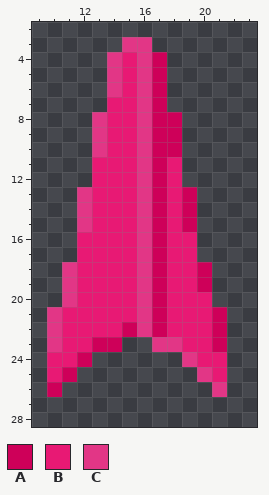
Pixel-art sprite, stored at Assets/Textures/ArrowPNG.png. The picture above was drawn from the file before the commit.
The file is 32x32 pixels. Shown: x 9..23, y 2..28.
Palette (. is transparent): A #ce0059  B #e81974  C #e23686
Pixels before, first column x 10:
 3 .....CC.....
 4 ....CBCA....
 5 ....CBCA....
 6 ....CBCA....
 7 ....BBCA....
 8 ...CBBCAA...
 9 ...CBBCAA...
10 ...CBBCAA...
11 ...BBBCAB...
12 ...BBBCAB...
13 ..CBBBCABA..
14 ..CBBBCABA..
15 ..CBBBCABA..
16 ..BBBBCABB..
17 ..BBBBCABB..
18 .CBBBBCABBA.
19 .CBBBBCABBA.
20 .CBBBBCABBB.
21 CBBBBBCABBBA
22 CBBBBACABBBA
23 CBBAA..CCBBA
24 BBA......CBB
25 BA........CB
26 A..........C
The same view after the edit:
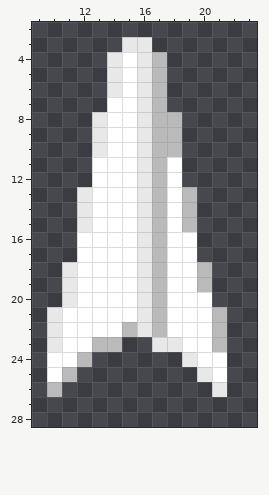
What changed:
colour A: #ce0059 -> #bababa
colour B: #e81974 -> #ffffff
colour C: #e23686 -> #e8e8e8
Where, in picture pixels (left, top, right, bottom), the same in both pictures:
changed: (47, 37, 227, 397)
